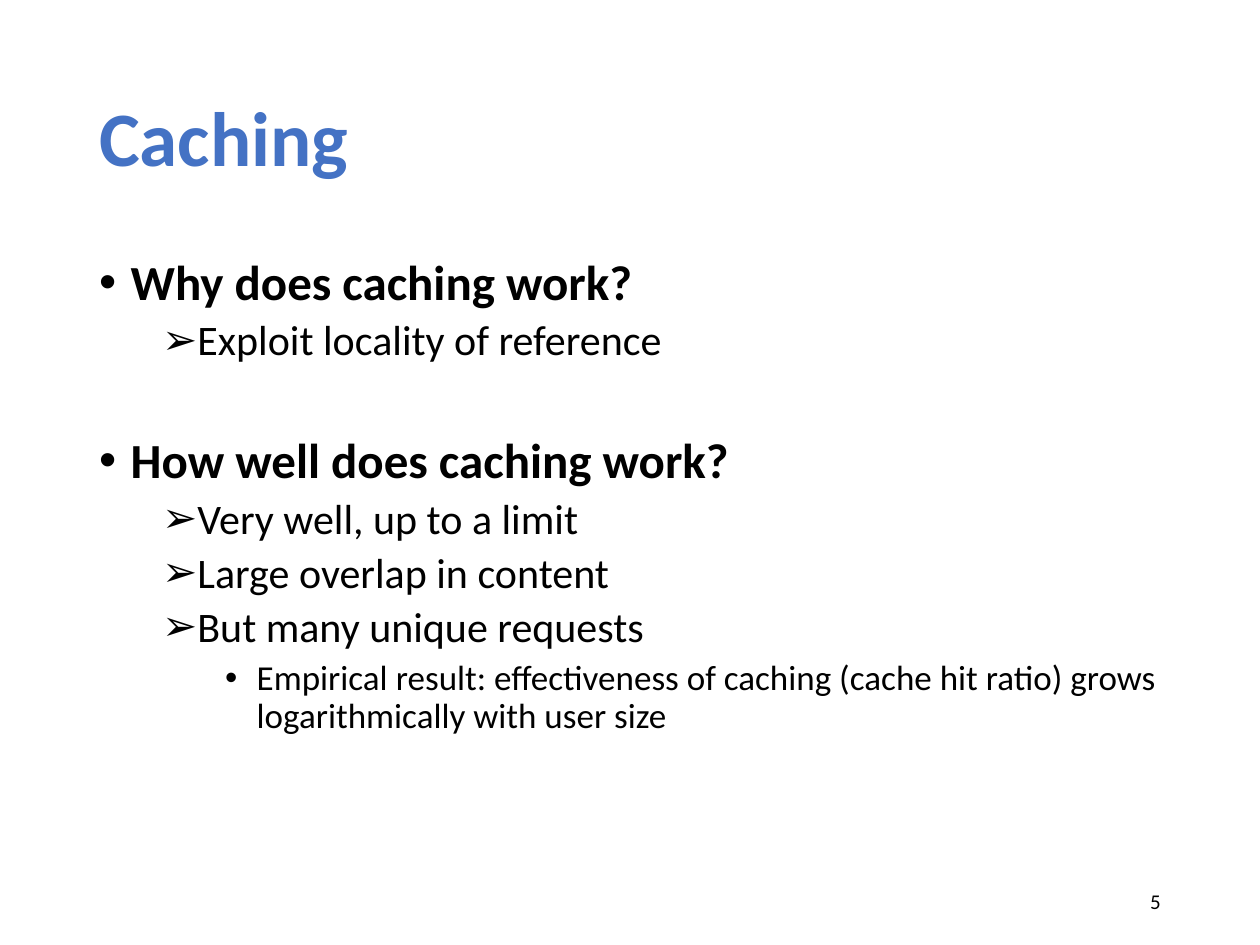
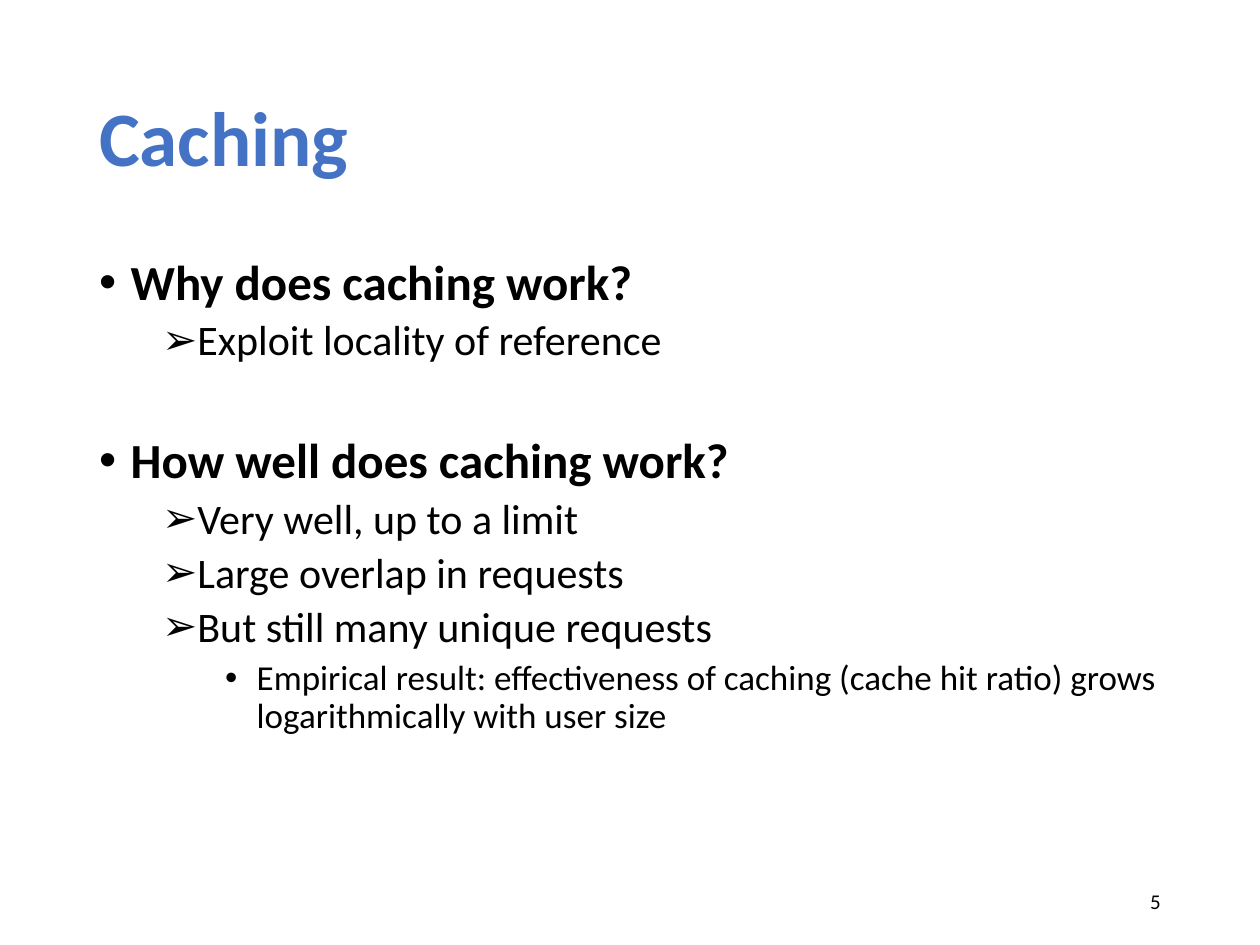
Before and after one commit to xinjin/course-net, a slide deck: slide 5 of slides/lec05_cdn.pptx. Drawn at 1260x945 pixels with LibreOffice and Linux fonts; fonts in the diff are those of the drawing. Boxes give left, top, right and bottom in pixels: in the first picture for what was removed or moved away, otherwise in the second. Text is boxed around its words. In the diff, an @@ line names an element or a change of style, - is before the commit and + after.

```diff
--- a/slides/lec05_cdn.pptx
+++ b/slides/lec05_cdn.pptx
@@ text at <box>197,558,712,649</box>: text changed @@
-  ➢ Large overlap in content
-  ➢ But many unique requests
+  ➢ Large overlap in requests
+  ➢ But still many unique requests
```
Also in this commit, not shown: 10 other slides changed, 1 slide added, 1 other file.
